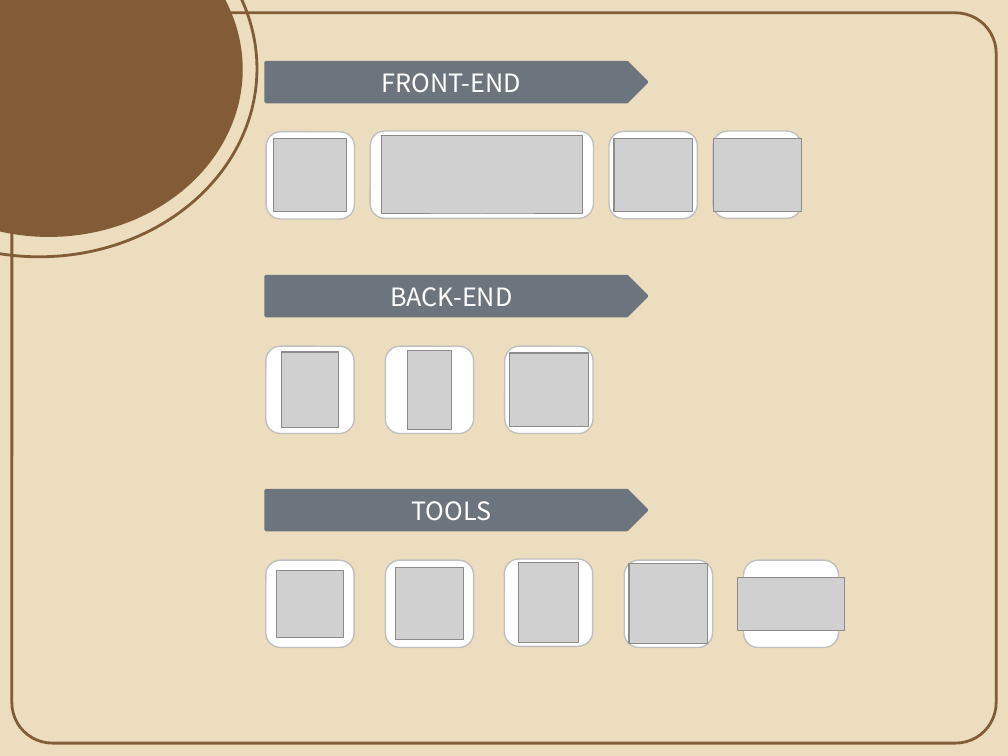
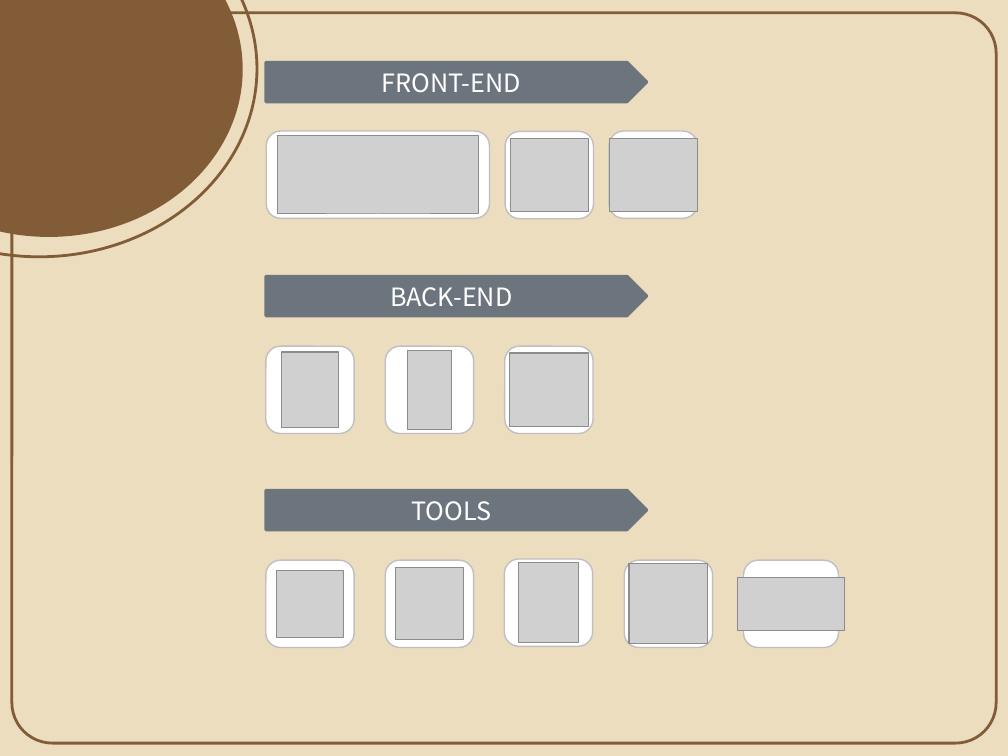
Before and after one commit to SilkuMeonYou/personal, a slide deck: slide 11 of Unicorn 2차ppt.pptx. Drawn at 1008x756 pixels with LibreOffice and Linux fonts; fonts in the diff are those of the drawing; grey boxes stand for pictures. Boxes give left, top, right and bottom in pixels: in the first picture for what was removed or moved away, otherwise in the second. Text is boxed around its words. In the diff, an @@ line names an element or a change of style, - is before the commit and + after.

```diff
--- a/Unicorn 2차ppt.pptx
+++ b/Unicorn 2차ppt.pptx
@@ 3 pictures, 1 rounded rectangle: place and size @@
-3 pictures, 1 rounded rectangle at <box>370,131,801,219</box>
+3 pictures, 1 rounded rectangle at <box>266,131,698,219</box>
@@ rounded rectangle removed at <box>266,132,355,220</box> @@
@@ picture removed at <box>274,139,347,212</box> @@
@@ rounded rectangle: place and size @@
-rounded rectangle at <box>713,131,801,219</box>
+rounded rectangle at <box>505,131,594,219</box>
```
Also in this commit, not shown: 9 other slides changed, 7 slides added.
